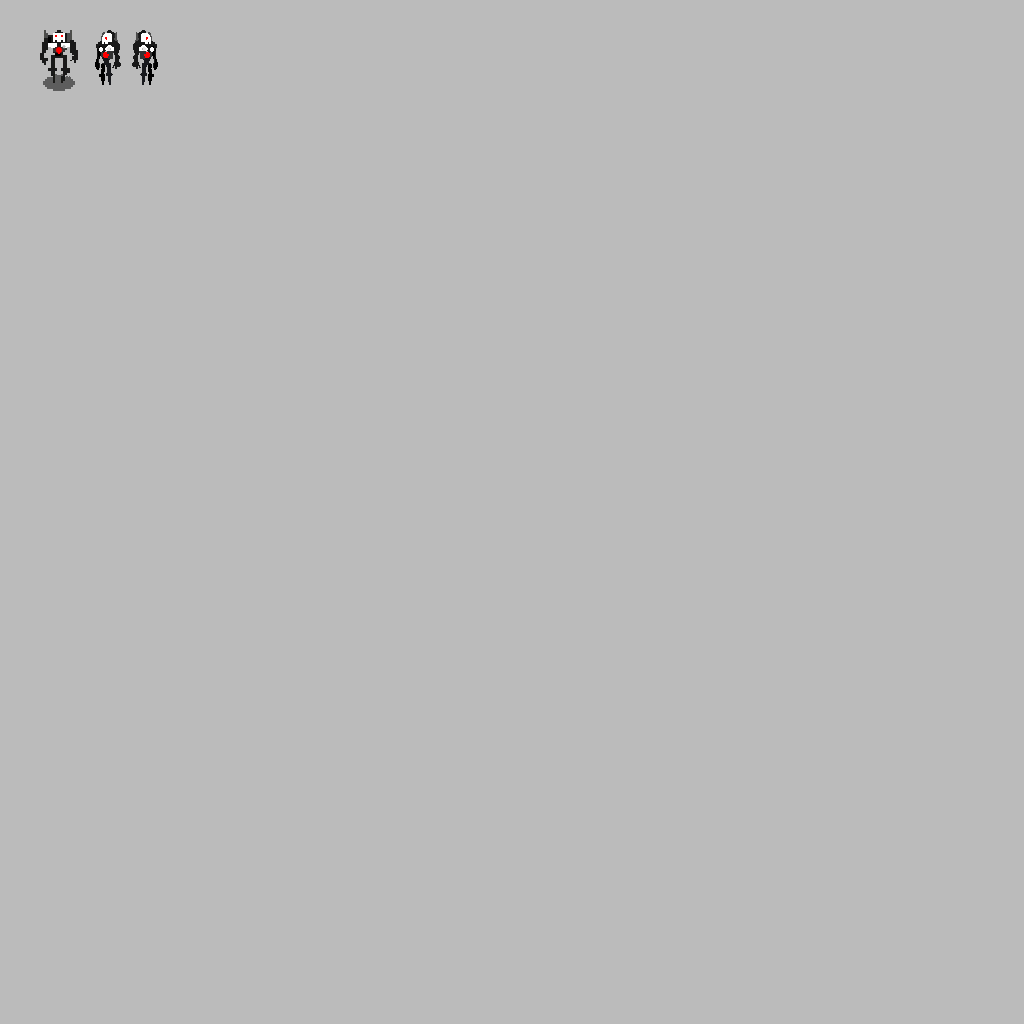
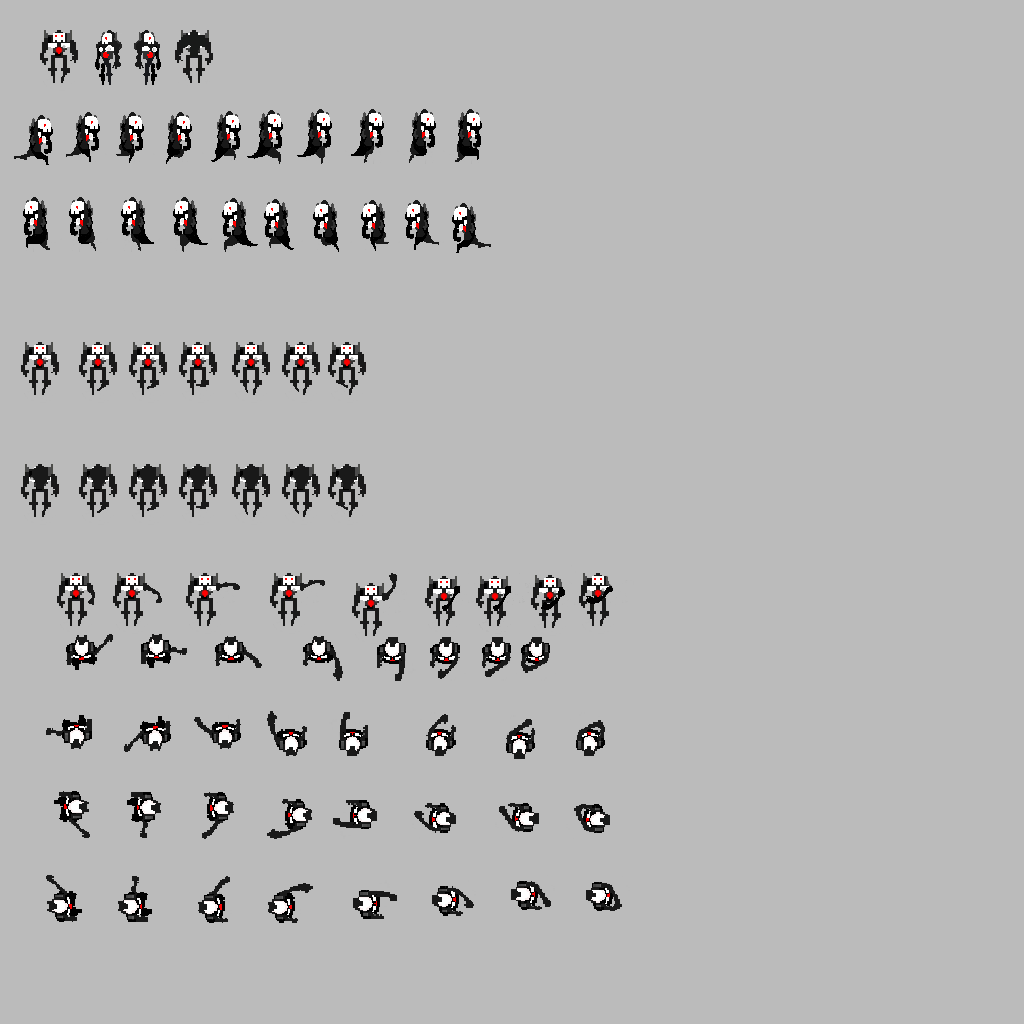
Comparing the layer stacks of the two 1024x1024 images. Changes:
added layer "Layer 8 copy 12" above "Layer 8 copy 11" over [left=23, top=197, right=491, bottom=253]
added layer "Layer 8 copy 11" above "Layer 8 copy" over [left=14, top=109, right=482, bottom=165]
painted on "Layer 8 copy" over [left=117, top=30, right=205, bottom=85]
added layer "Layer 5 copy 10" above "Layer 5 copy 9" over [left=21, top=464, right=366, bottom=517]
added layer "Layer 5 copy 9" above "Layer 5 copy 8" over [left=21, top=30, right=366, bottom=395]
added layer "Layer 5 copy 13" above "Layer 5 copy 14" over [left=476, top=573, right=531, bottom=634]
added layer "Layer 5 copy 14" above "Layer 5 copy 12" over [left=476, top=573, right=531, bottom=634]
added layer "Layer 5 copy 12" above "Layer 5 copy 11" over [left=476, top=573, right=531, bottom=634]
added layer "Layer 5 copy 11" above "Layer 5 copy 15" over [left=425, top=576, right=480, bottom=626]
added layer "Layer 5 copy 15" above "Layer 5 copy 6" over [left=531, top=573, right=586, bottom=628]
added layer "Layer 5 copy 6" above "Layer 5 copy 17" over [left=352, top=573, right=405, bottom=644]
added group "Group 1 copy 3" with 8 layers above "Group 1 copy 2" over [left=46, top=875, right=622, bottom=923]
added group "Group 1 copy 2" with 8 layers above "Group 1 copy" over [left=54, top=791, right=610, bottom=839]
added group "Group 1 copy" with 8 layers above "Group 1" over [left=46, top=711, right=605, bottom=759]
added group "Group 1" with 8 layers above "Layer 17" over [left=66, top=634, right=550, bottom=681]
added layer "Layer 5 copy 5" above "Layer 5 copy 4" over [left=270, top=573, right=325, bottom=626]
added layer "Layer 5 copy 4" above "Layer 5 copy 3" over [left=186, top=573, right=240, bottom=626]
added layer "Layer 5 copy 3" above "Layer 5 copy 2" over [left=113, top=573, right=162, bottom=626]
…and 41 more changes (40 added, 1 painted)
